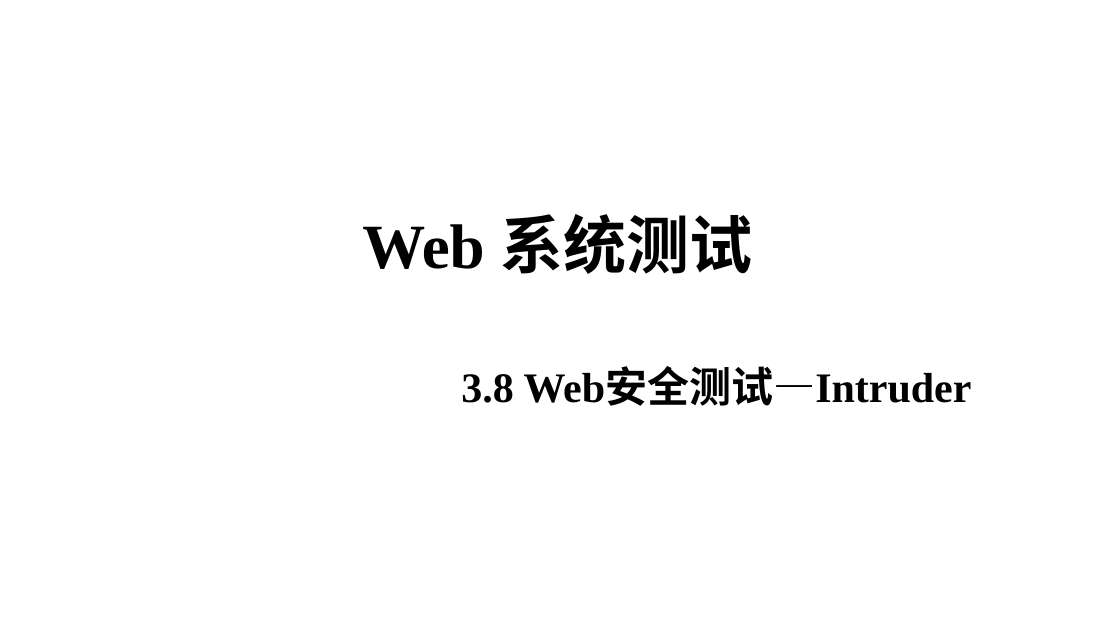
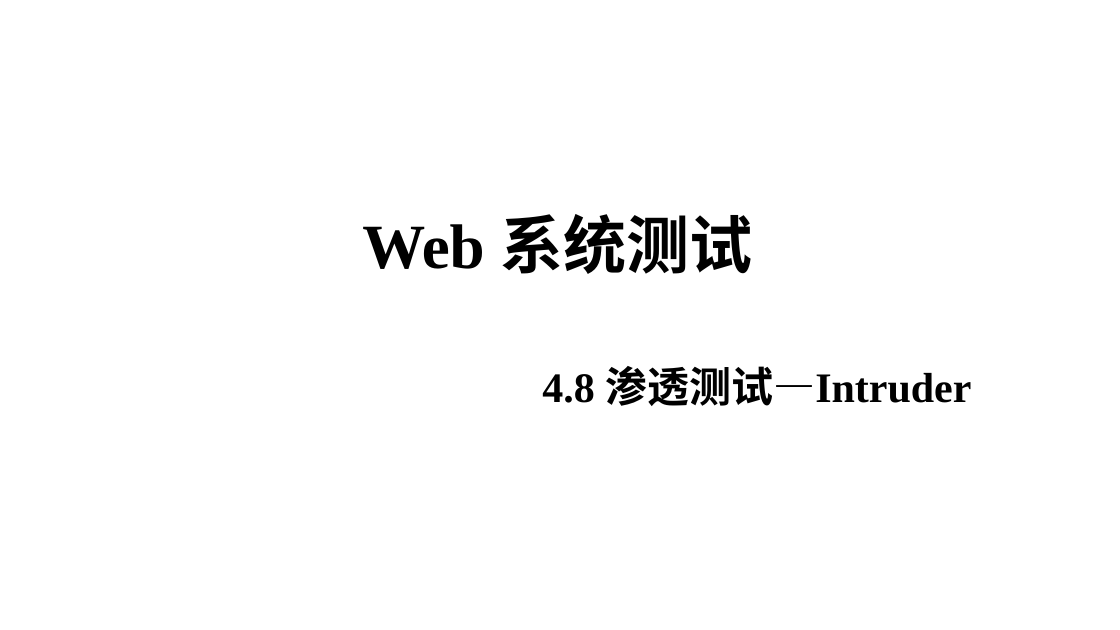
Before and after one commit to edu2act/course-web-system-testing, a slide deck: slide 1 of materials/slides/4.8 渗透测试——Intruder.pptx. Drawn at 1120x630 pixels with LibreOffice and Linux fonts; fonts in the diff are those of the drawing; background and template pictures are left out. Boxes give left, top, right and bottom in pixels: in the first picture for what was removed or moved away, otherwise in the second. Text is boxed around its words. In the diff, an @@ line names an element or a change of style, - is before the commit and + after.

```diff
--- a/materials/slides/4.8 渗透测试——Intruder.pptx
+++ b/materials/slides/4.8 渗透测试——Intruder.pptx
@@ subtitle at box(542, 366, 971, 406): text changed @@
-3.8 Web安全测试—Intruder
+4.8 渗透测试—Intruder
```
Also in this commit, not shown: 3 other files.
